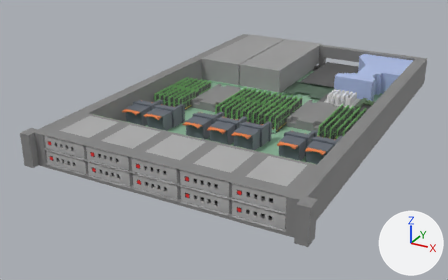
A saved change to the glTF model models/glb/server.glb.
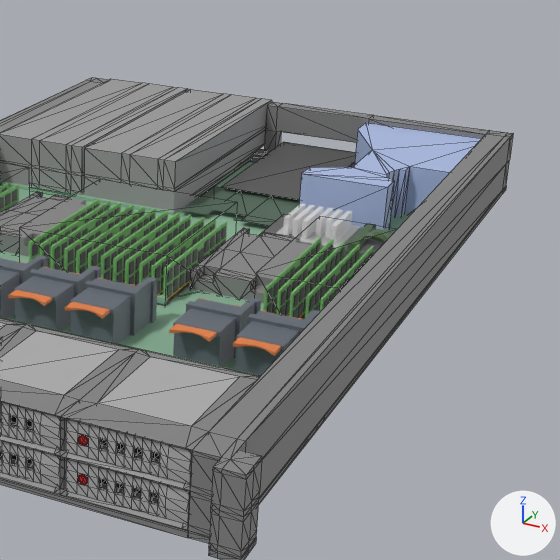
Each version appears first whole from a camera (50 mm lens) standing at (27.2, -56.9, 25.4) and looking at (-3.2, -1.7, -2.2), and next in a close-up on the part from 45% to 100% of the width and 0% to 88% of the height. Lighting does not change. The marker at lower right points along +X, +Y and +Z. The close-ups show mesh edges as thin lines. Where no turn or scale is listed for an object, it has been applied to the vertices. Vertices at the same position are counted once.

Objects in the first close-up: 'CPU_Socket', 'Chassis', 'Fan.003', 'Fan.006', 'PSU.000', 'PSU.001', 'Plane', 'RAM_Trigger.002', 'RAM_Trigger.003', 'Riser', 'Tray.008', 'Tray.009'.
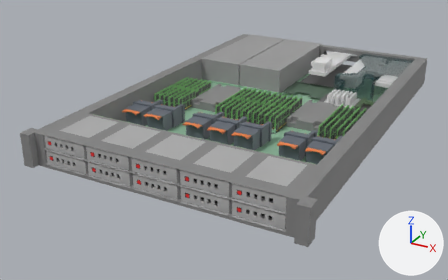
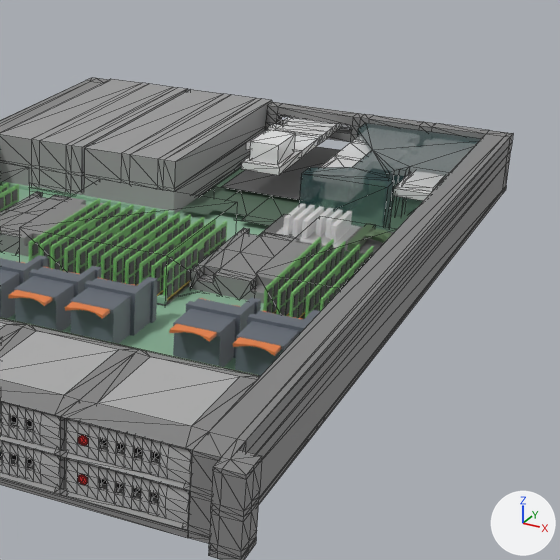
Where the newer file only moved an object's origin or applied its transform, the numbers keep the older frame.

What changed in the scene script:
```text
Add mat_material_016:
    mat_material_016 = principled_material('Material.016')
    mat_material_016.base_color = (0.0147, 0.0715, 0.0751)  # dark cyan #204c4d
    mat_material_016.alpha = 0.5
Add mat_material_027:
    mat_material_027 = principled_material('Material.027')
    mat_material_027.base_color = (1.0, 1.0, 1.0)  # white #ffffff
    mat_material_027.alpha = 0.5
Add mat_material_026:
    mat_material_026 = principled_material('Material.026')
    mat_material_026.base_color = (1.0, 1.0, 1.0)  # white #ffffff
    mat_material_026.alpha = 0.5
Add mat_material_001:
    mat_material_001 = principled_material('Material.001')
    mat_material_001.base_color = (1.0, 1.0, 1.0)  # white #ffffff
    mat_material_001.alpha = 0.5
Change me_chassis:
    used by ob_chassis; location = (0.0, 0.0, 0.0)
    remove me_chassis.from_pydata(...)  # 451 vertices, 836 faces; spans x -14.1..14.1, y -20.4..22.0, z 0.1..3.4
    add me_chassis.from_pydata(...)  # 523 vertices, 966 faces; spans x -14.1..14.1, y -20.4..22.0, z 0.1..3.4
    me_chassis part 1
    54 faces are deleted
    12 vertices are added at x 4.0..11.9, y -19.7..21.9, z 0.1..2.9
    12 new vertices lie (0.0, 0.0, -0.5) away from vertices in x -1.0..13.2, y -18.3..22.0, z 3.4
    12 new vertices lie (0.0, 0.0, 0.5) away from vertices in x -1.0..13.2, y -18.3..22.0, z 1.9
    10 new vertices lie (2.9, 0.0, 0.0) away from vertices in x 5.2, y 21.0..21.9, z 0.4..3.4
    8 new vertices lie (4.5, 0.0, 0.0) away from vertices in x -0.3, y 21.0..21.9, z 1.9..3.4
    8 new vertices lie (-0.5, 0.0, 0.0) away from vertices in x 5.2, y 21.0..21.9, z 1.9..3.4
    5 new vertices lie (-2.9, 0.0, 0.0) away from vertices in x 11.7, y 21.1, z 0.4..3.4
    5 new vertices lie (-2.9, -0.1, 0.0) away from vertices in x 11.7, y 22.0, z 0.4..3.4
    184 new faces join them, mat_chassis (grey #858585)
Change me_riser:
    where me_riser.from_pydata(...)  # 34 vertices, 64 faces; spans x 5.0..12.18, y 10.24..21.12, z 0.3..3.1
    remove me_riser.materials.append(mat_material_046)  # blue #aebee7
    add me_riser.materials.append(mat_material_016)  # dark cyan #204c4d
Add me_plane_009:
    me_plane_009.from_pydata(...)  # 84 vertices, 164 faces; spans x -2.24..2.37, y -1.74..9.32, z -1.47..0.0
    me_plane_009.materials.append(mat_material_027)  # white #ffffff
Add me_plane_008:
    me_plane_008.from_pydata(...)  # 84 vertices, 164 faces; spans x -2.37..2.24, y -1.74..9.32, z 0.0..1.47
    me_plane_008.materials.append(mat_material_026)  # white #ffffff
Add me_plane_007:
    me_plane_007.from_pydata(...)  # 84 vertices, 164 faces; spans x -2.37..2.24, y -1.74..9.32, z 0.0..0.58
    me_plane_007.materials.append(mat_material_001)  # white #ffffff
Add ob_pcie_002:
    ob_pcie_002 = bpy.data.objects.new('PCIE.002', me_plane_009)
    ob_pcie_002.location = (6.6, 13.18, 2.86)
Add ob_pcie_001:
    ob_pcie_001 = bpy.data.objects.new('PCIE.001', me_plane_008)
    ob_pcie_001.location = (2.03, 13.18, 2.44)
Add ob_pcie:
    ob_pcie = bpy.data.objects.new('PCIE', me_plane_007)
    ob_pcie.location = (10.27, 13.08, 2.32)
```

Location of each change, [x1, y1, x2, y2] in pixels of the close-ups (560 x 560 px):
'Riser', recoloured (blue to grey): [299, 123, 482, 228] in both
'PCIE.001', added: after [241, 116, 352, 175]
'PCIE', added: after [393, 171, 445, 201]
'PCIE.002', added: after [321, 136, 370, 167]
part 1 of me_chassis, built on: [188, 103, 513, 522] in both
